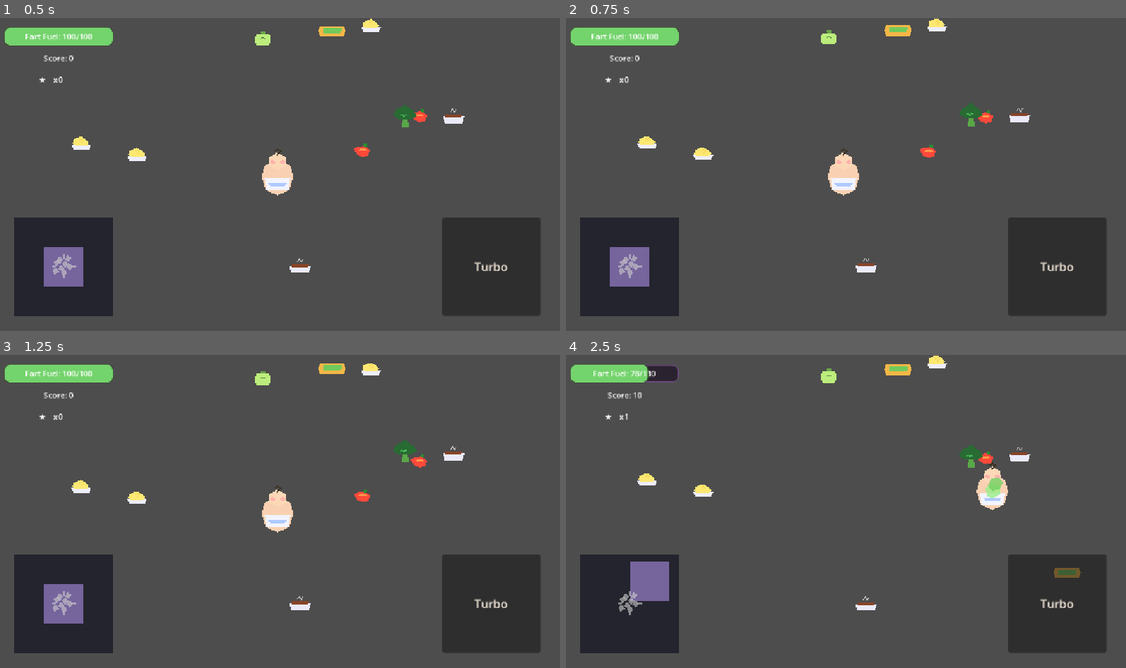
Above: before the commit, frames 1-4 (two rows, left to right).
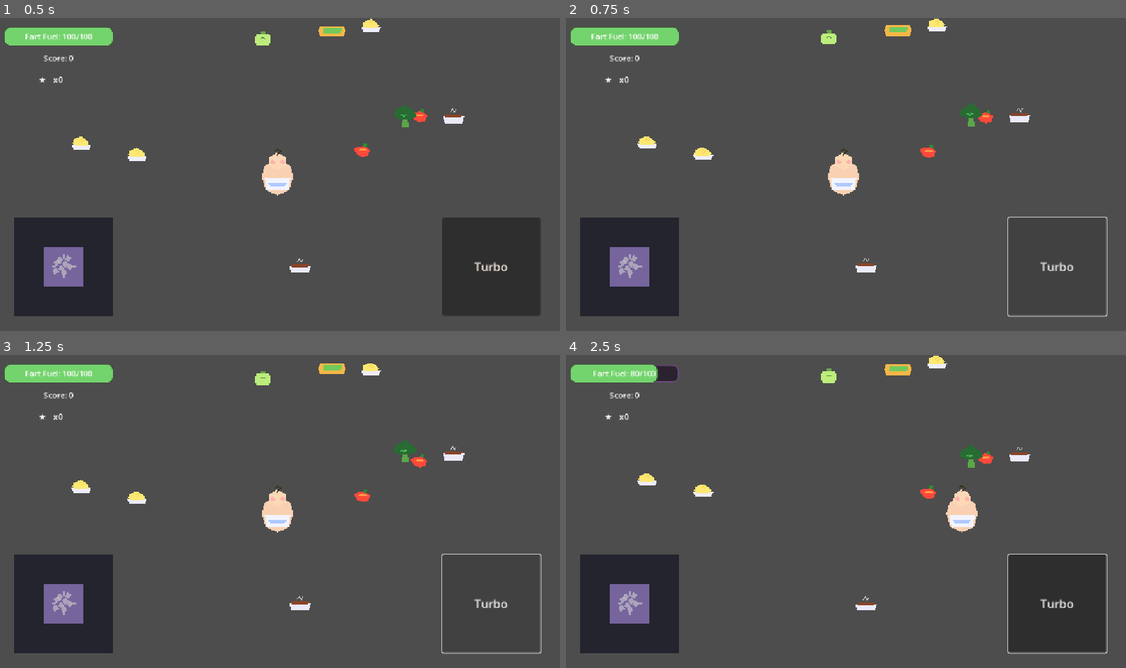
Above: after the commit, the same moments.

Repository: mcfredrick/fuel
Game: Godot game, scene res://scenes/main.tscn
Two runs of this game, one before a commit and one after it. Both use one fixed random seed, a clock stepped at 60 frames per second and the inputs below.
Inputs (mouse positions are in pixels of both pictures, inside the frame that each line leads up to):
- Up to frame 1 (0.5 s): no input
- Up to frame 2 (0.75 s): click (1058, 265) at 0.5 s, where only the run after the commit has a clickable "Turbo"
- Up to frame 3 (1.25 s): no input
- Up to frame 4 (2.5 s): move the mouse to (969, 498) at 1.27 s; hold Right (ui_right) 1.28-2 s; tap Space (turbo) at 1.35 s; click (969, 498) at 1.42 s; drag from (728, 530) to (829, 380) at 2.02 s

Frame 1 is identical in both runs. In frame 2, 0.3% of the frame differs, in the area x 78-97%, y 63-96%; in frame 3, 0.3%; in frame 4, 3.2%, in the area x 7-97%, y 2-96%.

Commit message:
Touch controls updates :finger:

Diff:
--- a/godot_web_game/scenes/ui/touch_controls.tscn
+++ b/godot_web_game/scenes/ui/touch_controls.tscn
@@ -16,7 +16,7 @@
 
 [node name="Joystick" type="ColorRect" parent="."]
 clip_contents = true
-mouse_filter = 2
+mouse_filter = 0
 anchors_preset = 2
 anchor_top = 1.0
 anchor_bottom = 1.0
@@ -255,7 +255,7 @@
 
 [node name="TurboButton" type="Button" parent="."]
 custom_minimum_size = Vector2(200, 200)
-mouse_filter = 2
+mouse_filter = 0
 anchors_preset = 3
 anchor_left = 1.0
 anchor_top = 1.0
--- a/godot_web_game/scripts/touch_controls.gd
+++ b/godot_web_game/scripts/touch_controls.gd
@@ -15,15 +15,17 @@
 func _ready() -> void:
 	var should_show := force_visible or DisplayServer.is_touchscreen_available()
 	visible = should_show
-	mouse_filter = Control.MOUSE_FILTER_PASS if should_show else Control.MOUSE_FILTER_IGNORE
+	mouse_filter = Control.MOUSE_FILTER_IGNORE
 	set_process_input(should_show)
 	if not should_show:
 		return
 	_reset_joystick()
 	if is_instance_valid(turbo_button):
 		turbo_button.pressed.connect(_on_turbo_pressed)
+	if is_instance_valid(joystick):
+		joystick.gui_input.connect(_on_joystick_input)
 
-func _input(event: InputEvent) -> void:
+func _on_joystick_input(event: InputEvent) -> void:
 	if not visible:
 		return
 	if event is InputEventScreenTouch:
@@ -31,13 +33,17 @@
 	elif event is InputEventScreenDrag:
 		_handle_drag(event)
 	elif event is InputEventMouseButton:
-		# Only handle mouse events if they're in the joystick area
-		if _touch_in_joystick_half(event.position):
-			_handle_mouse_button(event)
+		# Convert local position to screen position
+		var mouse_event = event as InputEventMouseButton
+		var screen_pos = joystick.global_position + mouse_event.position
+		mouse_event.position = screen_pos
+		_handle_mouse_button(mouse_event)
 	elif event is InputEventMouseMotion:
-		# Only handle mouse motion if it's in the joystick area and we're dragging
-		if _joystick_touch_id == -2 and _touch_in_joystick_half(event.position):
-			_handle_mouse_motion(event)
+		# Convert local position to screen position
+		var motion_event = event as InputEventMouseMotion
+		var screen_pos = joystick.global_position + motion_event.position
+		motion_event.position = screen_pos
+		_handle_mouse_motion(motion_event)
 
 func _handle_touch(event: InputEventScreenTouch) -> void:
 	if event.pressed:
